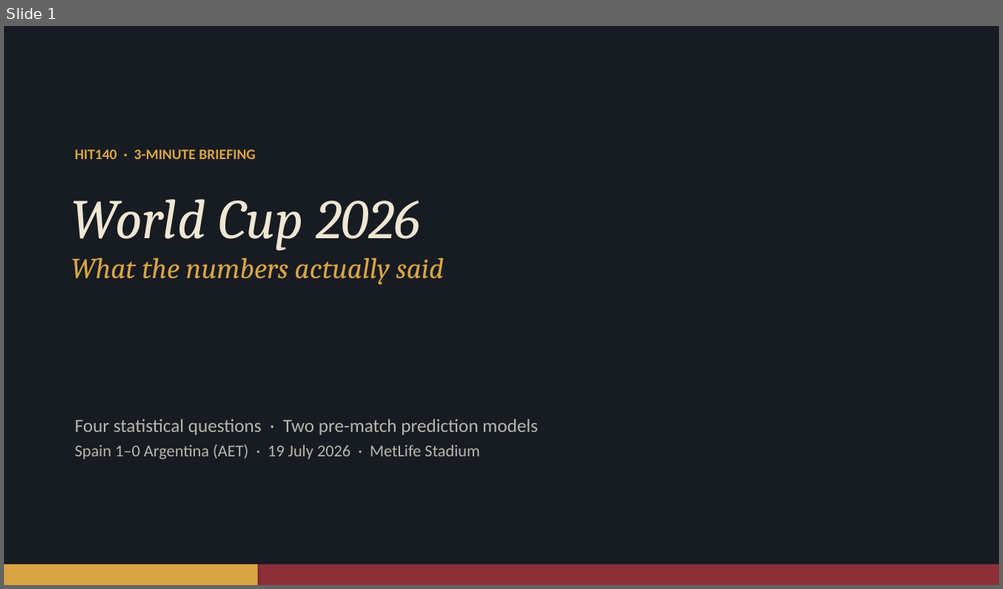
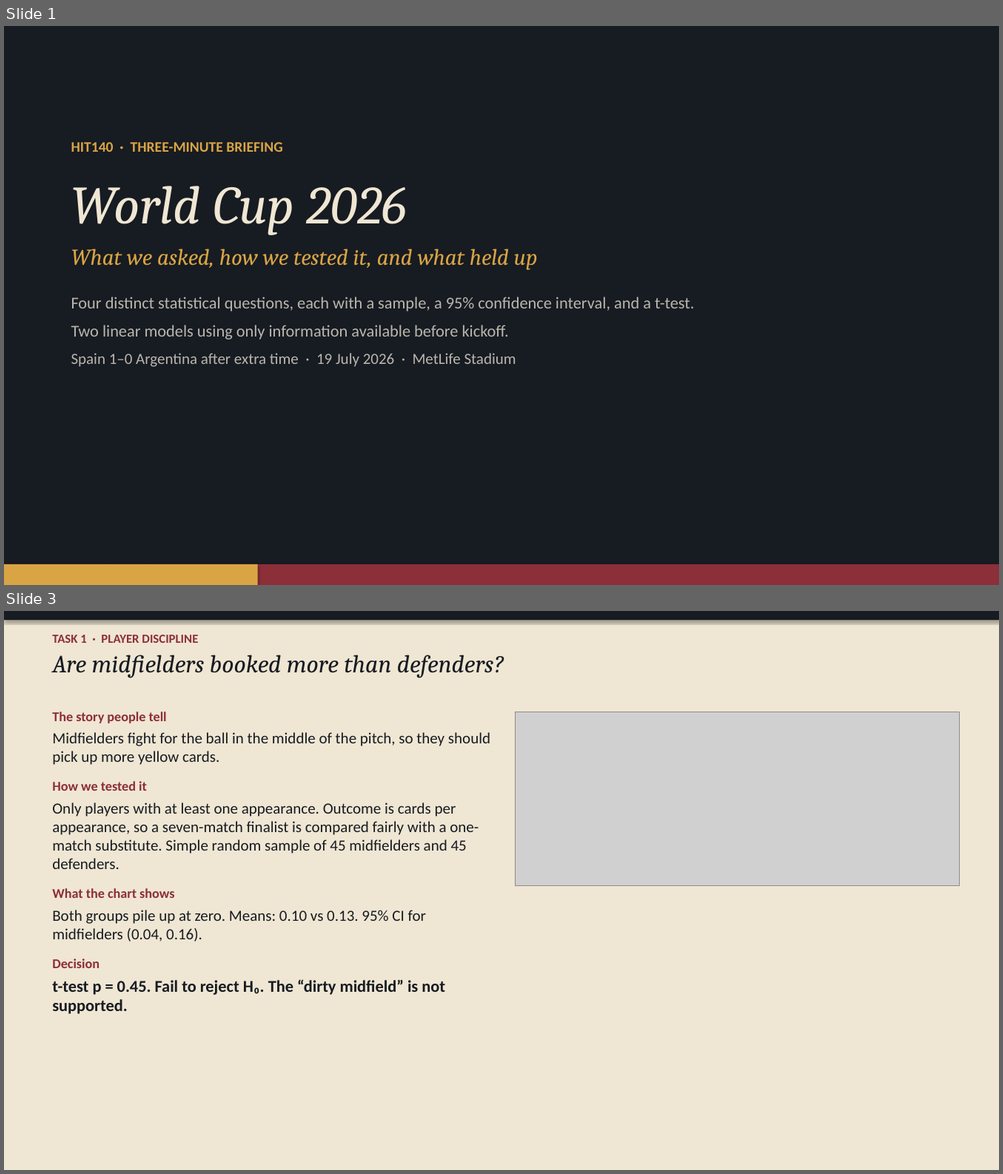
Before and after one commit to BhuprajTmg/data-project, a slide deck: WC2026_3min.pptx. Shown one above the other, each under a label of ours: slide 1 before the commit, slides 1 and 3 after it; the slides between them are not shown. The pictures are 1003x589 and 1003x1174 pixels, drawn with LibreOffice and Linux fonts; fonts in the diff are those of the drawing; grey boxes stand for pictures. Boxes give left, top, right and bottom in pixels: in the first picture for what was removed or moved away, otherwise in the second. Text is boxed around its words. In the diff, an @@ line names an element or a change of style, - is before the commit and + after.

```diff
--- a/WC2026_3min.pptx
+++ b/WC2026_3min.pptx
@@ slide 3 added at [4,611,999,1170], background #FFFFFF @@
@@ rectangle added at [4,611,999,1170], fill #EFE6D3 @@
@@ rectangle added at [4,611,999,620], fill #171B22 @@
@@ text added at [52,635,504,678], 24 pt, text #171B22, italic @@
+TASK 1 · PLAYER DISCIPLINE
+Are midfielders booked more than defenders?
@@ text added at [52,712,490,1014], 15 pt, text #171B22 @@
+The story people tell
+Midfielders fight for the ball in the middle of the pitch, so they should pick up more yellow cards.
+How we tested it
+Only players with at least one appearance. Outcome is cards per appearance, so a seven-match finalist is compared fairly with a one-match substitute. Simple random sample of 45 midfielders and 45 defenders.
+What the chart shows
+Both groups pile up at zero. Means: 0.10 vs 0.13. 95% CI for midfielders (0.04, 0.16).
+Decision
+t-test p = 0.45. Fail to reject H₀. The “dirty midfield” is not supported.
@@ picture added at [515,712,959,886] @@
@@ slide 1 changed as well @@
@@ text at [71,142,694,367]: text changed; size 14 to 16 pt; text colour #D9A544 to #B9B6AC; bold off @@
-HIT140 · 3-MINUTE BRIEFING
+HIT140 · THREE-MINUTE BRIEFING
+World Cup 2026
+What we asked, how we tested it, and what held up
+Four distinct statistical questions, each with a sample, a 95% confidence interval, and a t-test.
+Two linear models using only information available before kickoff.
+Spain 1–0 Argentina after extra time · 19 July 2026 · MetLife Stadium
@@ text removed at [71,199,444,285] @@
-World Cup 2026
-What the numbers actually said
@@ text removed at [75,419,538,460] @@
-Four statistical questions · Two pre-match prediction models
-Spain 1–0 Argentina (AET) · 19 July 2026 · MetLife Stadium
```
Also in this commit, not shown: 2 other slides changed, 4 other slides added, 3 slides removed, 2 other files.
